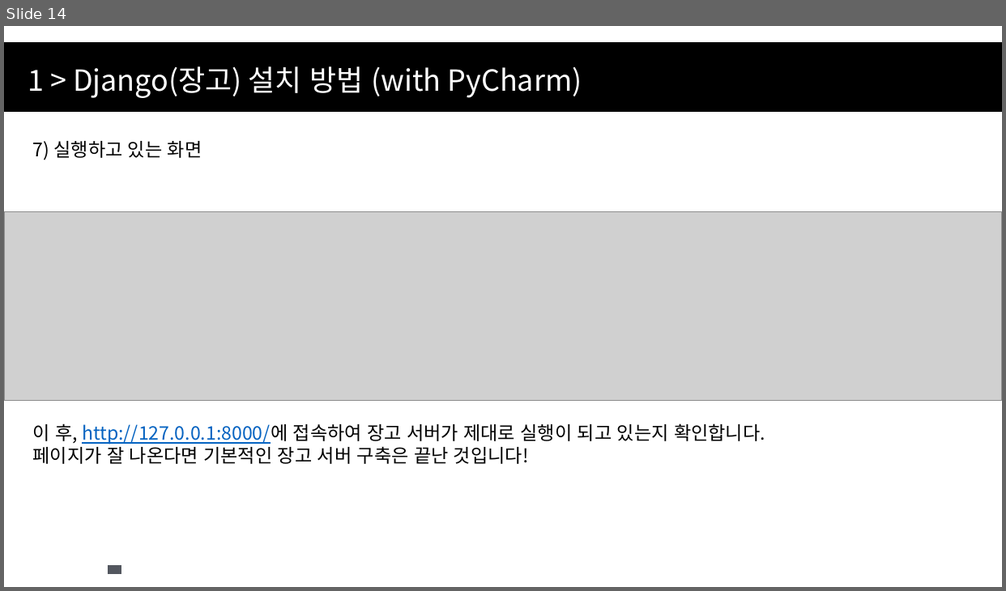
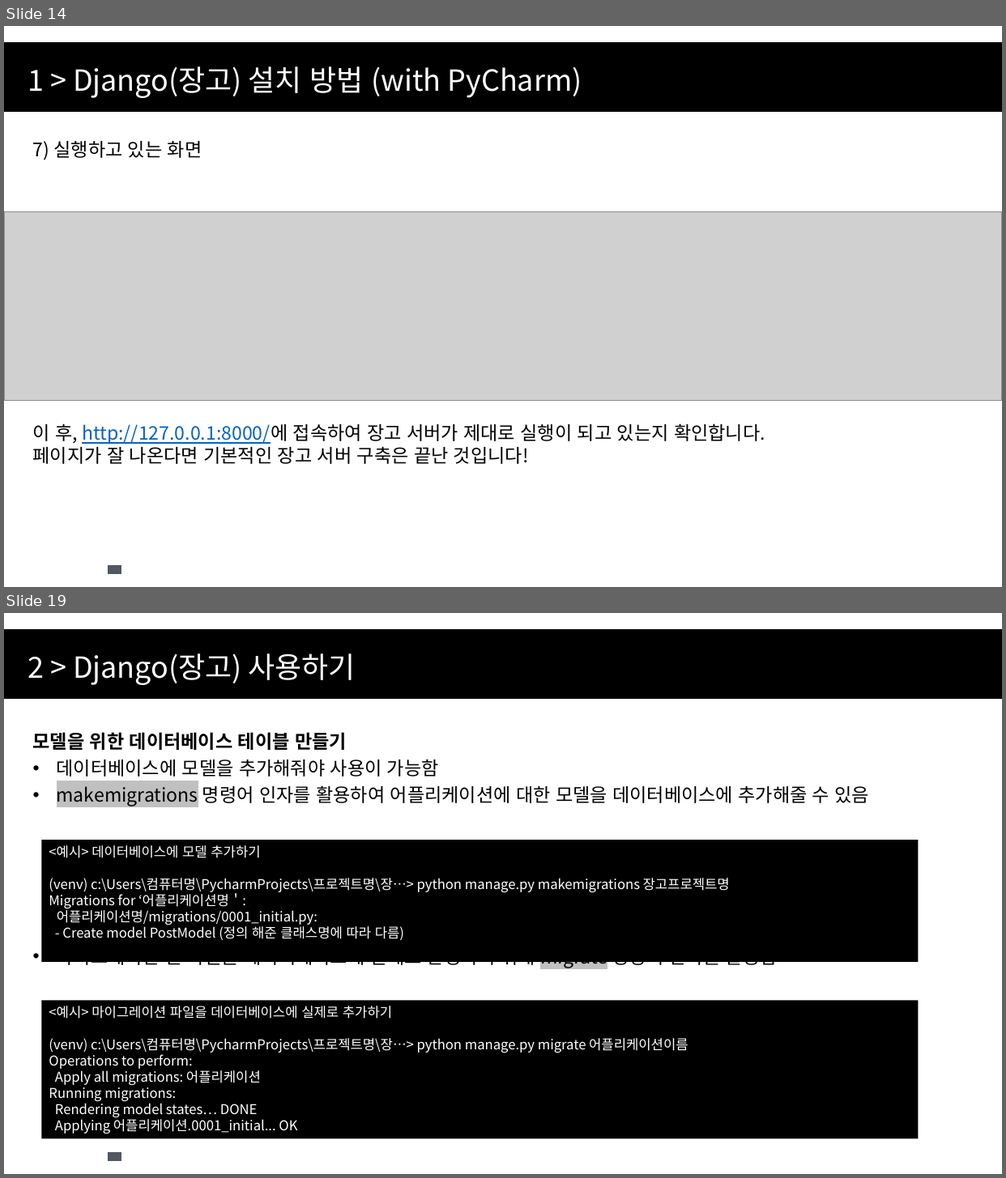
Before and after one commit to CPSSOpenSource/CPSS----, a slide deck: Python/Django & DS with Python 2주차.pptx. Shown one above the other, each under a label of ours: slide 14 before the commit, slides 14 and 19 after it; the slides between them are not shown. The pictures are 1006x591 and 1006x1178 pixels, drawn with LibreOffice and Linux fonts; fonts in the diff are those of the drawing; grey boxes stand for pictures; background and template pictures are left out. Boxes give left, top, right and bottom in pixels: in the first picture for what was removed or moved away, otherwise in the second. Text is boxed around its words. In the diff, an @@ line names an element or a change of style, - is before the commit and + after.

Commit message:
장고 기초 강의 2주 수정됨

```diff
--- a/Python/Django & DS with Python 2주차.pptx
+++ b/Python/Django & DS with Python 2주차.pptx
@@ slide 19 added at (x1=4, y1=613, x2=1002, y2=1174), background #FFFFFF; not listed: 2 template elements that a slide beside it also shows @@
@@ text added at (x1=27, y1=653, x2=356, y2=685), 28 pt, text #FFFFFF @@
+2 > Django(장고) 사용하기
@@ text added at (x1=33, y1=732, x2=870, y2=968), 18 pt, text #000000 @@
+모델을 위한 데이터베이스 테이블 만들기
+• 데이터베이스에 모델을 추가해줘야 사용이 가능함
+• makemigrations 명령어 인자를 활용하여 어플리케이션에 대한 모델을 데이터베이스에 추가해줄 수 있음
+• 마이그레이션 된 파일을 데이터베이스에 실제로 반영하기 위해 migrate 명령어 인자를 활용함
@@ rectangle added at (x1=41, y1=840, x2=918, y2=962), fill #000000, 13 pt, text #FFFFFF @@
+<예시> 데이터베이스에 모델 추가하기
+(venv) c:\Users\컴퓨터명\PycharmProjects\프로젝트명\장…> python manage.py makemigrations 장고프로젝트명
+Migrations for ‘어플리케이션명＇:
+어플리케이션명/migrations/0001_initial.py:
+- Create model PostModel (정의 해준 클래스명에 따라 다름)
@@ rectangle added at (x1=41, y1=1001, x2=918, y2=1139), fill #000000, 13 pt, text #FFFFFF @@
+<예시> 마이그레이션 파일을 데이터베이스에 실제로 추가하기
+(venv) c:\Users\컴퓨터명\PycharmProjects\프로젝트명\장…> python manage.py migrate 어플리케이션이름
+Operations to perform:
+Apply all migrations: 어플리케이션
+Running migrations:
+Rendering model states… DONE
+Applying 어플리케이션.0001_initial... OK
```
Also in this commit, not shown: 5 slides changed, 10 other slides added.
